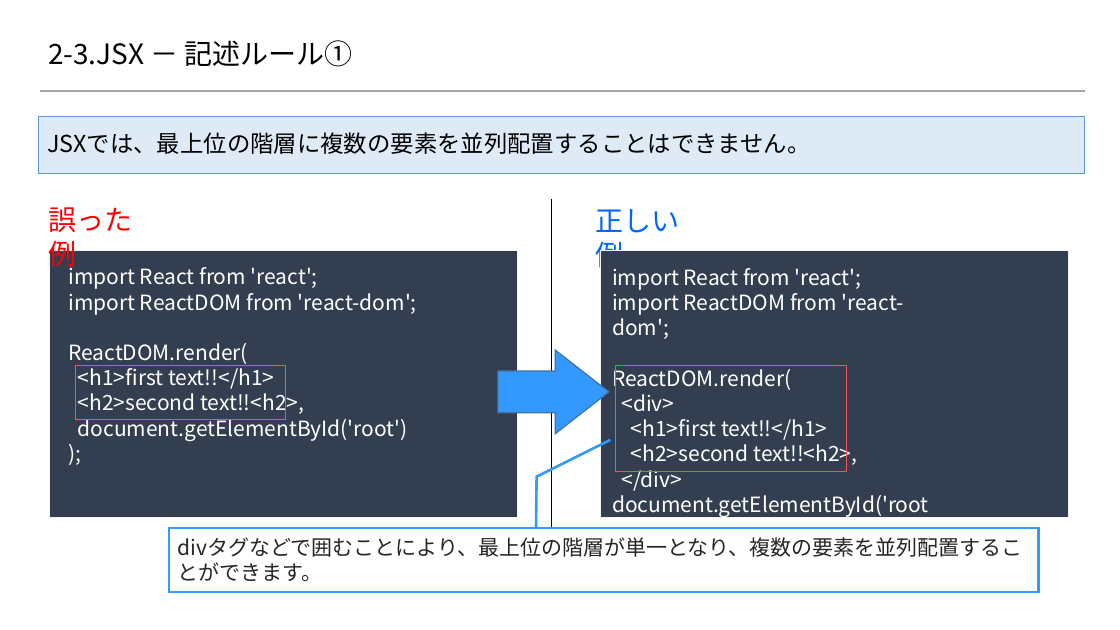
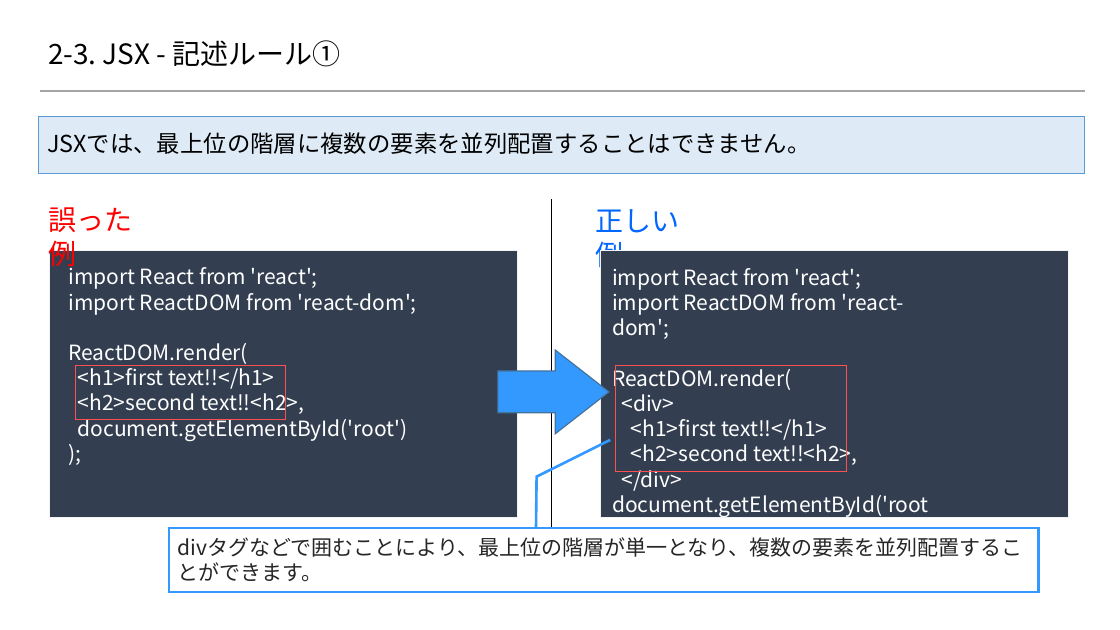
Before and after one commit to 2018SYSTEMI34/diary, a slide deck: slide 2 of doc/02_SlideShare/01.ネタ/２_Reactの基礎/2-3_Reactの基礎知識 ～JSX編～.pptx. Drawn at 1120x630 pixels with LibreOffice and Linux fonts; fonts in the diff are those of the drawing; background and template pictures are left out. Boxes give left, top, right and bottom in pixels: in the first picture for what was removed or moved away, otherwise in the second. Text is boxed around its words. In the diff, an @@ line names an element or a change of style, - is before the commit and + after.

```diff
--- a/doc/02_SlideShare/01.ネタ/２_Reactの基礎/2-3_Reactの基礎知識 ～JSX編～.pptx
+++ b/doc/02_SlideShare/01.ネタ/２_Reactの基礎/2-3_Reactの基礎知識 ～JSX編～.pptx
@@ title at (48,40,341,67): text changed @@
-2-3.JSX － 記述ルール①
+2-3. JSX - 記述ルール①
```
Also in this commit, not shown: 5 other slides changed, 5 other files.
